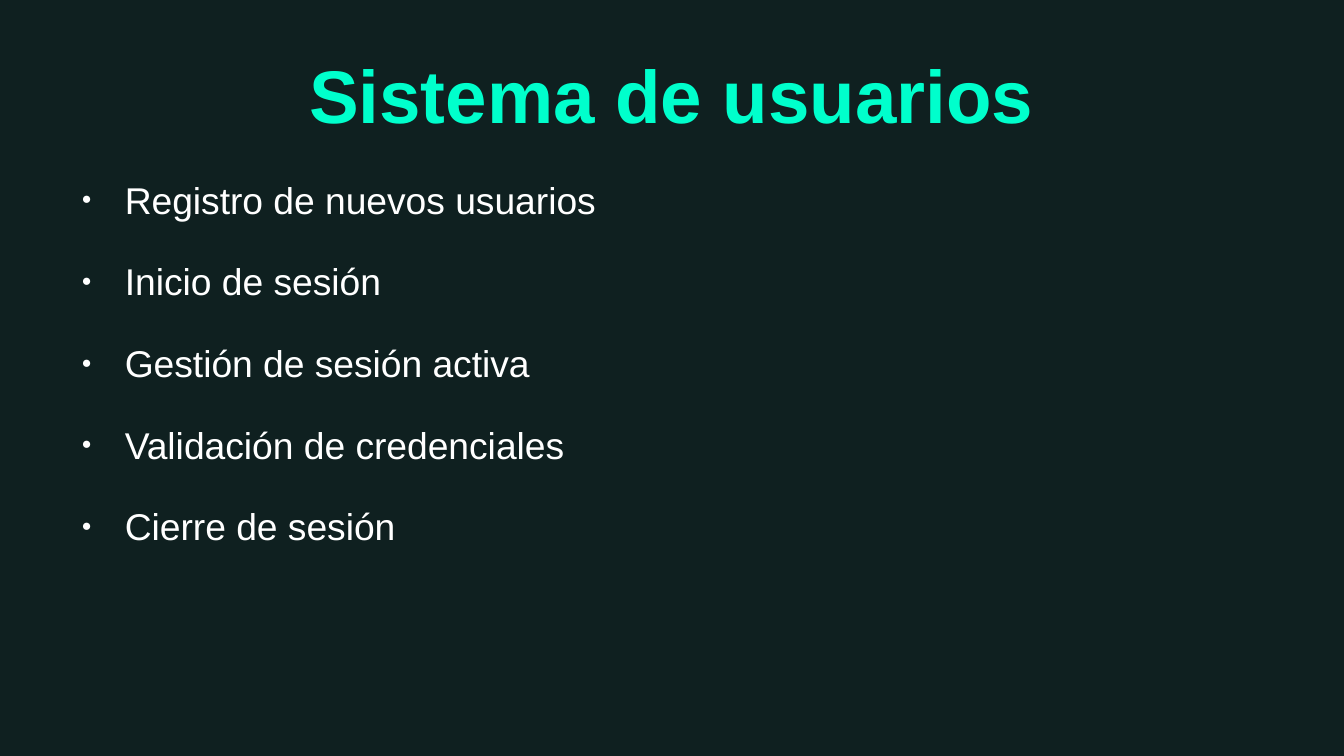
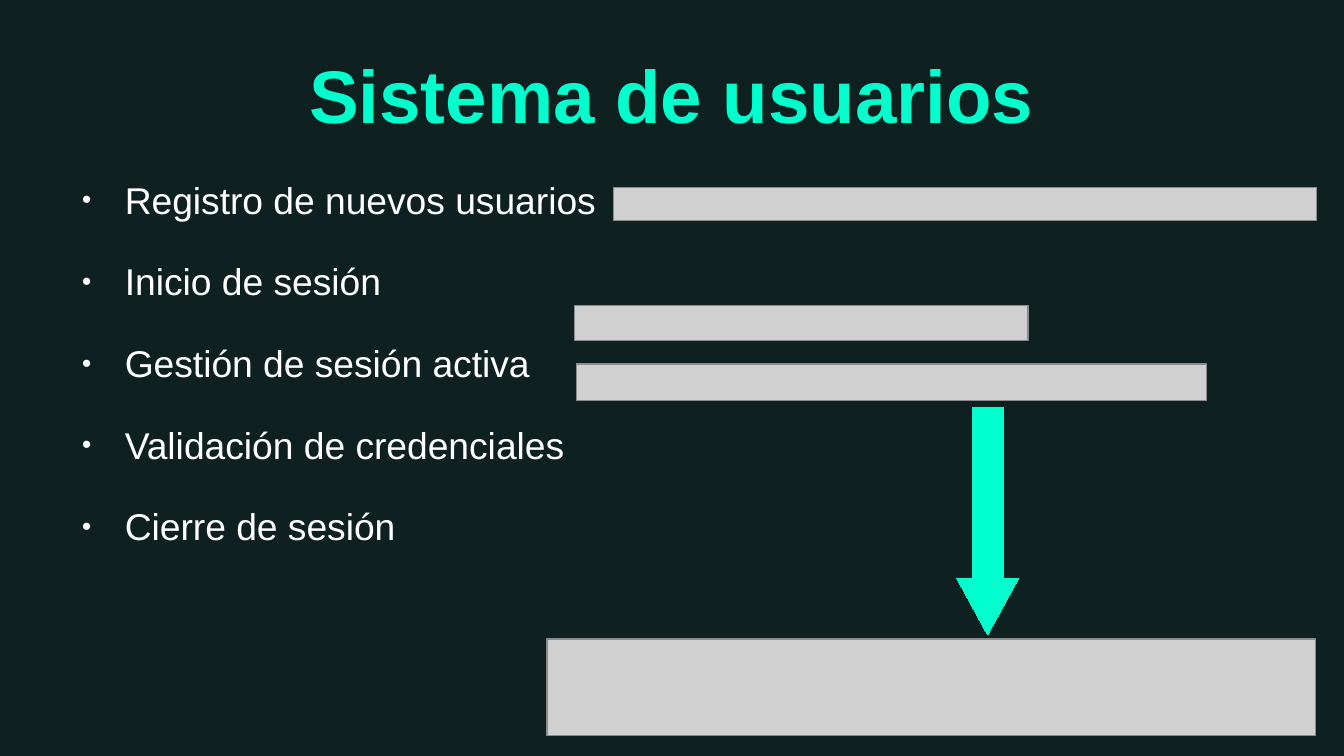
Before and after one commit to David-IFC/DAW, a slide deck: slide 8 of AplicacionFinalCursoPHP/info/ProyectoFinalDAW.odp. Drawn at 1344x756 pixels with LibreOffice and Linux fonts; fonts in the diff are those of the drawing; grey boxes stand for pictures; background and template pictures are left out. Boxes give left, top, right and bottom in pixels: in the first picture for what was removed or moved away, otherwise in the second. Text is boxed around its words. In the diff, an @@ line names an element or a change of style, - is before the commit and + after.

```diff
--- a/AplicacionFinalCursoPHP/info/ProyectoFinalDAW.odp
+++ b/AplicacionFinalCursoPHP/info/ProyectoFinalDAW.odp
@@ picture added at (x1=613, y1=188, x2=1317, y2=221) @@
@@ picture added at (x1=574, y1=306, x2=1028, y2=341) @@
@@ picture added at (x1=577, y1=365, x2=1207, y2=401) @@
@@ down arrow added at (x1=957, y1=407, x2=1020, y2=634), fill #00FFCC, outline #00FFCC 0 pt @@
@@ picture added at (x1=548, y1=639, x2=1316, y2=735) @@
```
Also in this commit, not shown: 5 other slides changed, 1 other file.
